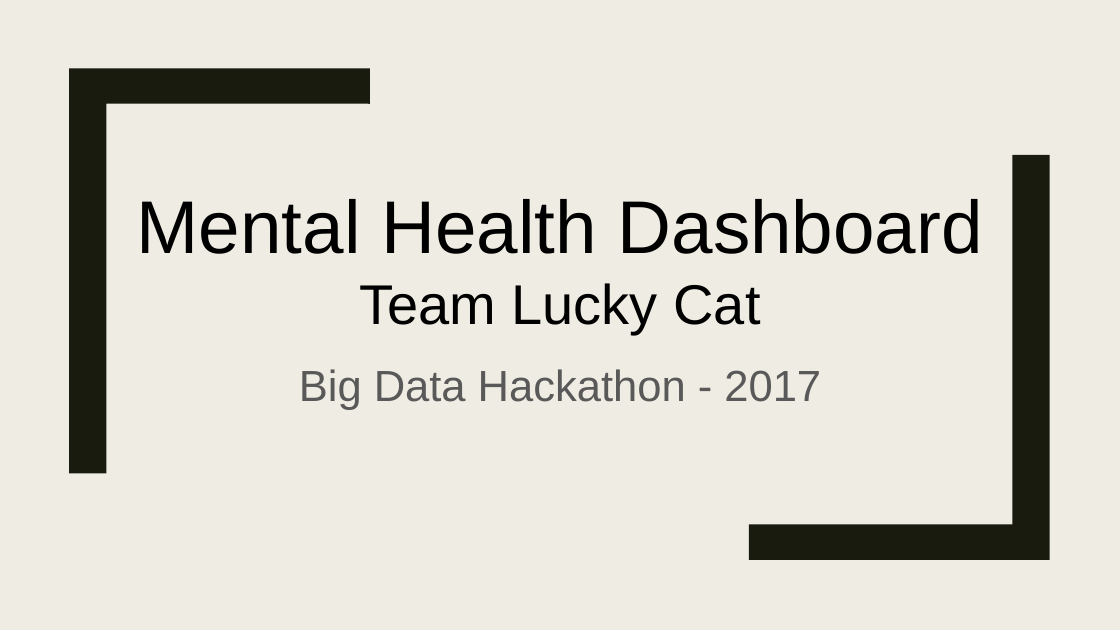
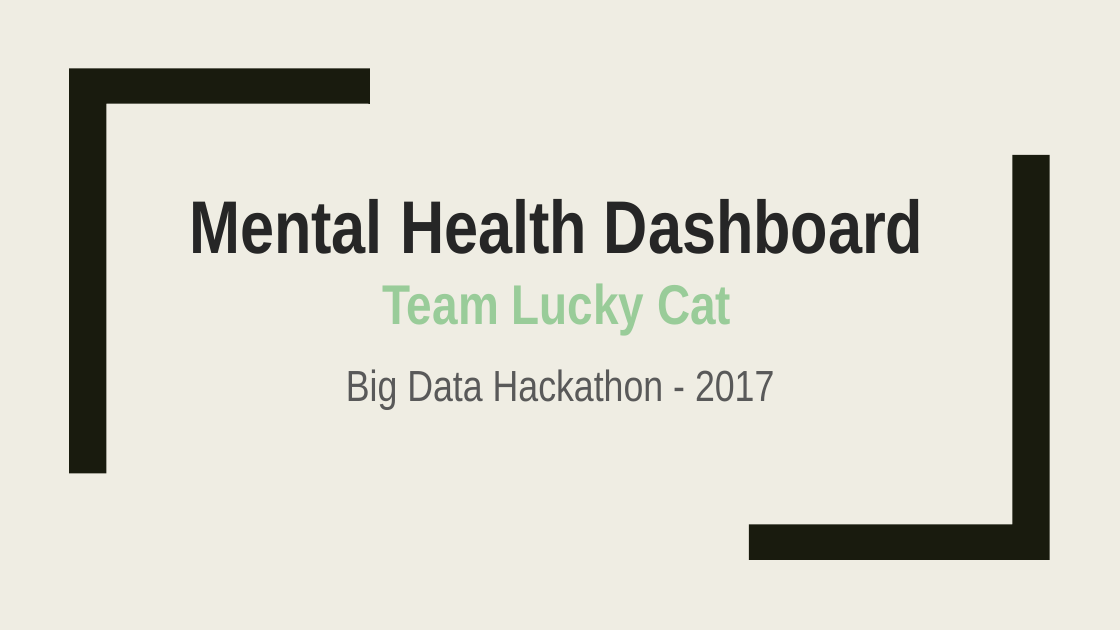
Before and after one commit to kristy0414/big-data-hackathon-in-San-Diego, a slide deck: slide 1 of Team Lucky Cat Project Presentation.pptx. Drawn at 1120x630 pixels with LibreOffice and Linux fonts; fonts in the diff are those of the drawing. Boxes give left, top, right and bottom in pixels: in the first picture for what was removed or moved away, otherwise in the second. Text is boxed around its words. In the diff, an @@ line names an element or a change of style, - is before the commit and + after.

```diff
--- a/Team Lucky Cat Project Presentation.pptx
+++ b/Team Lucky Cat Project Presentation.pptx
@@ text "Mental Health Dashboard" moved from (x1=137, y1=199, x2=983, y2=334) to (x1=189, y1=199, x2=923, y2=334) @@
@@ text "Mental Health Dashboard" at (x1=189, y1=199, x2=923, y2=334): font Arial to Arial Narrow, bold on; text colour #000000 to #262626 in "Mental Health Dashboard"; text colour #000000 to #99CC99 in "Team Lucky Cat" @@
@@ text "Big Data Hackathon - 2017" at (x1=346, y1=369, x2=774, y2=410): font Arial to Arial Narrow @@
```
Also in this commit, not shown: 8 other slides changed.
